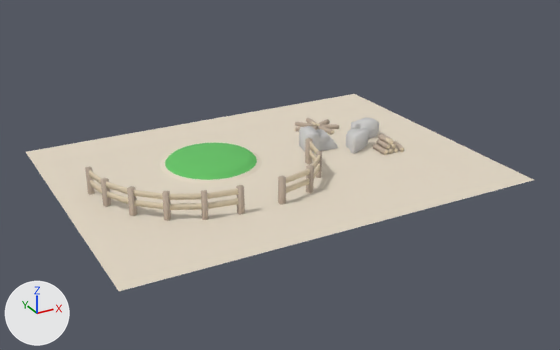
What one commit did to the glTF model aframe/public/assets/juggle_terrain.glb.
Camera for both pictures: a camera (50 mm lens) standing at (-8.29, -19.46, 8.85) and looking at (1.54, -1.57, -0.1). Lighting does not change. The marker at lower left points along +X, +Y and +Z. Where no turn or scale is listed for an object, it has been applied to the vertices. Vertices at the same position are counted once.

Objects in the first picture: 'juggle_terrain'.
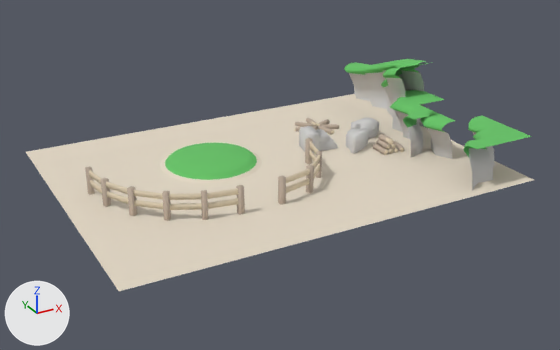
Changed parts and their boxes (x1, y1, x2, y2) in the pictures (560 x 350 px):
'juggle_terrain', reshaped (18% taller)
    before: (26, 94, 533, 291)
    after: (26, 59, 533, 291)
part 1 of me_juggle_terrain, added
    after: (464, 116, 532, 190)
part 2 of me_juggle_terrain, added
    after: (381, 62, 433, 132)
part 3 of me_juggle_terrain, added
    after: (420, 111, 455, 159)
part 4 of me_juggle_terrain, added
    after: (344, 59, 444, 157)

What the commit changed:
Material 'Rock (Instance) (Instance)' (mat_rock__instance___instance) is new.
Its base color is (0.631, 0.624, 0.612) (light grey #d0cfcd).
Its roughness is 1.0.
me_juggle_terrain is used by ob_juggle_terrain; location (0.0, 0.0, 0.0).
me_juggle_terrain had 946 vertices, 1495 faces and spanned x -4.5..7.5, y -5.5..3.5, z -0.09..0.75.
me_juggle_terrain now has 1197 vertices, 1884 faces and spans x -4.5..7.6, y -5.5..3.5, z -0.09..2.2.
me_juggle_terrain part 1: a new loose piece of 52 vertices spanning x 5.5..7.5, y -5.2..-3.2, z 0.0..1.2.
me_juggle_terrain part 2: a new loose piece of 43 vertices spanning x 6.0..7.6, y -0.7..1.3, z 0.0..2.2.
me_juggle_terrain part 3: a new loose piece of 23 vertices spanning x 5.75..6.5, y -3.2..-2.2, z 0.0..1.2.
Part 4, on me_juggle_terrain:
82 vertices are added at x 5.5..7.5, y -2.5..3.5, z 0.0..2.12.
16 new vertices lie (0.0, 0.0, 0.05) away from vertices in x 5.5..7.5, y -2.0..3.5, z 1.0..2.0.
9 new vertices lie (0.1, 0.0, 0.1) away from vertices in x 6.0..7.0, y -1.5..3.5, z 1.05..2.05.
9 new vertices lie (0.15, 0.0, 0.05) away from vertices in x 6.1..7.1, y -1.5..3.5, z 1.15..2.15.
6 new vertices lie (0.25, 0.0, -0.13) away from vertices in x 6.0..7.0, y -1.5..3.5, z 1.0..2.0.
6 new vertices lie (0.25, 0.0, 0.0) away from vertices in x 6.25..7.25, y -1.5..3.5, z 1.2..2.2.
5 new vertices lie (-0.25, 0.5, -0.17) away from vertices in x 7.0..7.5, y 0.5..1.5, z 0.5..2.05.
145 new faces join them, mat_grass__instance___instance (green #66c366).
75 new faces join them, mat_rock__instance___instance (light grey #d0cfcd).
me_juggle_terrain now uses material mat_rock__instance___instance (light grey #d0cfcd).
